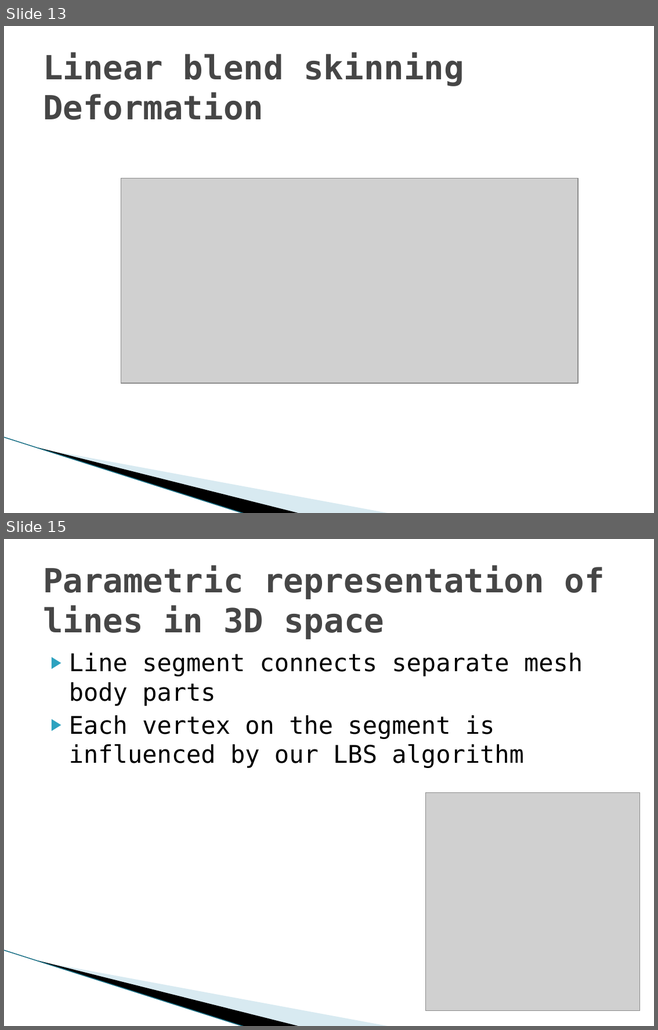
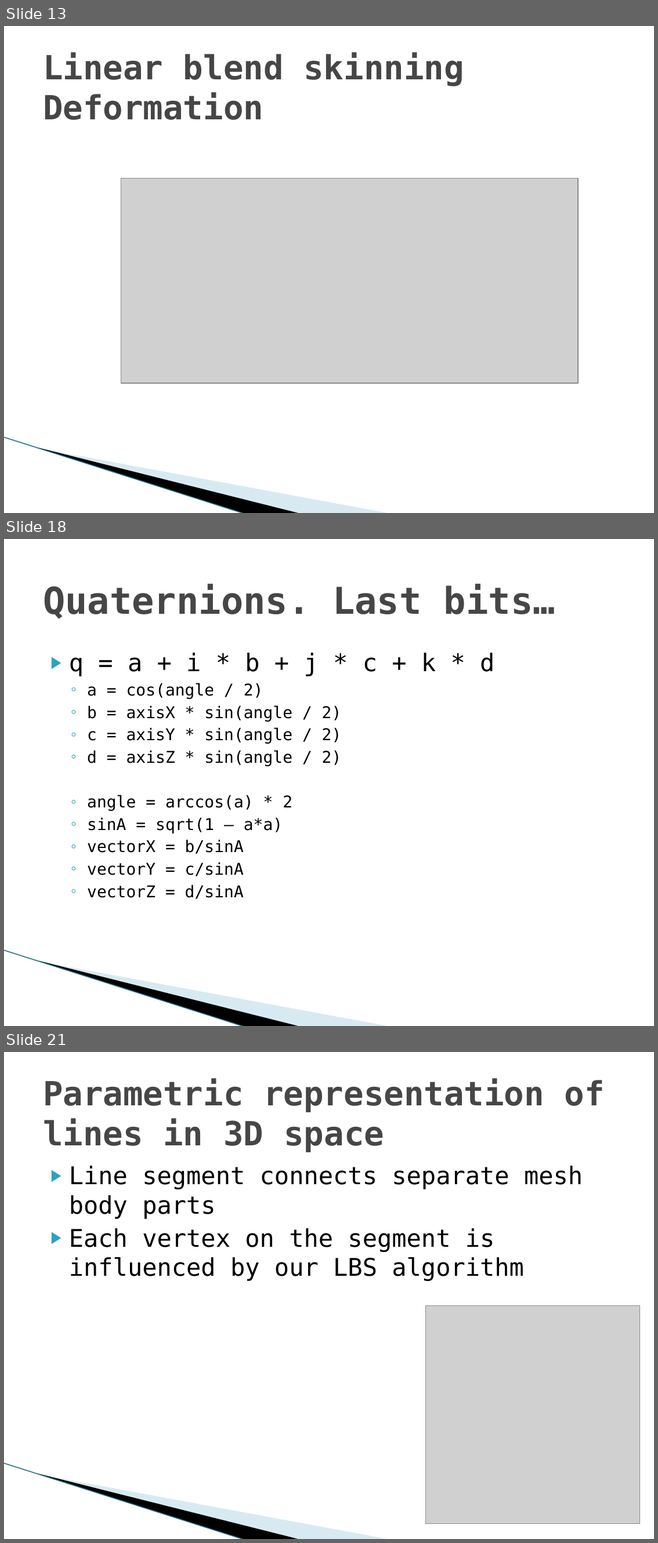
Before and after one commit to hobama/cvg01, a slide deck: docs/Presentation/Presentation.pptx. Shown one above the other, each under a label of ours: slides 13 and 15 before the commit, slides 13, 18 and 21 after it; the slides between them are not shown. The pictures are 658x1030 and 658x1543 pixels, drawn with LibreOffice and Linux fonts; fonts in the diff are those of the drawing; grey boxes stand for pictures; background and template pictures are left out. Boxes give left, top, right and bottom in pixels: in the first picture for what was removed or moved away, otherwise in the second. Text is boxed around its words. In the diff, an @@ line names an element or a change of style, - is before the commit and + after.

```diff
--- a/docs/Presentation/Presentation.pptx
+++ b/docs/Presentation/Presentation.pptx
@@ slide 18 added at (4,539,654,1026), background #FFFFFF; not listed: 3 template elements that a slide beside it also shows @@
@@ title added at (43,584,555,619), 41 pt, text #464646, bold @@
+Quaternions. Last bits…
@@ text added at (69,653,494,899), 18 pt, text #000000 @@
+▶ q = a + i * b + j * c + k * d
+  ◦ a = cos(angle / 2)
+  ◦ b = axisX * sin(angle / 2)
+  ◦ c = axisY * sin(angle / 2)
+  ◦ d = axisZ * sin(angle / 2)
+  ◦ angle = arccos(a) * 2
+  ◦ sinA = sqrt(1 – a*a)
+  ◦ vectorX = b/sinA
+  ◦ vectorY = c/sinA
+  ◦ vectorZ = d/sinA
@@ what was slide 15 is now slide 21 @@
```
Also in this commit, not shown: 1 slide changed, 7 other slides added, 1 slide removed.
